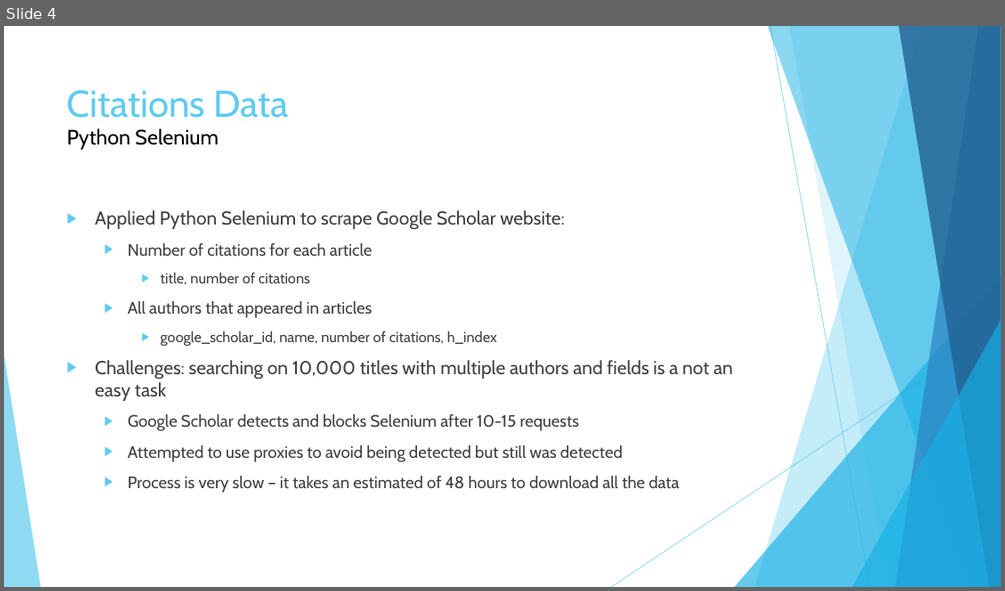
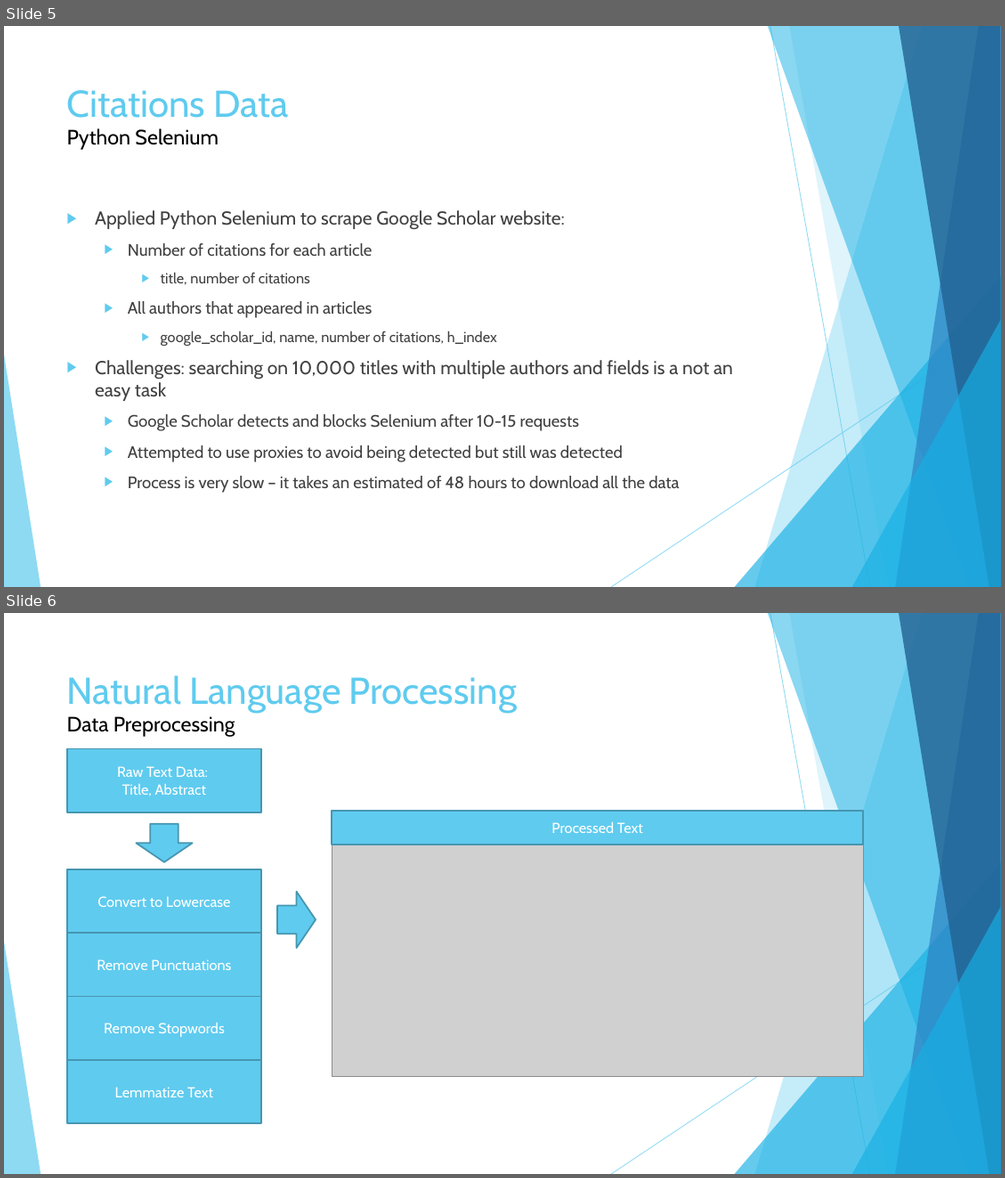
Before and after one commit to tsyurmasto/WebScrapingProject, a slide deck: presentation.pptx. Shown one above the other, each under a label of ours: slide 4 before the commit, slides 5 and 6 after it. The pictures are 1005x591 and 1005x1178 pixels, drawn with LibreOffice and Linux fonts; fonts in the diff are those of the drawing; grey boxes stand for pictures. Boxes give left, top, right and bottom in pixels: in the first picture for what was removed or moved away, otherwise in the second. Text is boxed around its words. In the diff, an @@ line names an element or a change of style, - is before the commit and + after.

```diff
--- a/presentation.pptx
+++ b/presentation.pptx
@@ slide 6 added at (x1=4, y1=613, x2=1001, y2=1174), background #FFFFFF; not listed: 10 template elements that a slide beside it also shows @@
@@ title added at (x1=67, y1=675, x2=517, y2=737), 36 pt, text #5FCBEF @@
+Natural Language Processing
+Data Preprocessing
@@ rectangle added at (x1=67, y1=749, x2=261, y2=812), fill #5FCBEF, outline #4696B1 1.5 pt, 14 pt, text #FFFFFF @@
+Raw Text Data:
+Title, Abstract
@@ right arrow added at (x1=137, y1=824, x2=193, y2=862), fill #5FCBEF, outline #4696B1 1.5 pt @@
@@ rectangle added at (x1=332, y1=811, x2=863, y2=844), fill #5FCBEF, outline #4696B1 1.5 pt, 14 pt, text #FFFFFF @@
+Processed Text
@@ picture added at (x1=332, y1=844, x2=863, y2=1076) @@
@@ right arrow added at (x1=278, y1=892, x2=316, y2=948), fill #5FCBEF, outline #4696B1 1.5 pt @@
@@ group added at (x1=67, y1=869, x2=261, y2=1124): 4 rectangles @@
+Convert to Lowercase
+Remove Punctuations
+Remove Stopwords
+Lemmatize Text
@@ what was slide 4 is now slide 5 @@
```
Also in this commit, not shown: 7 other slides added, 5 other files.
